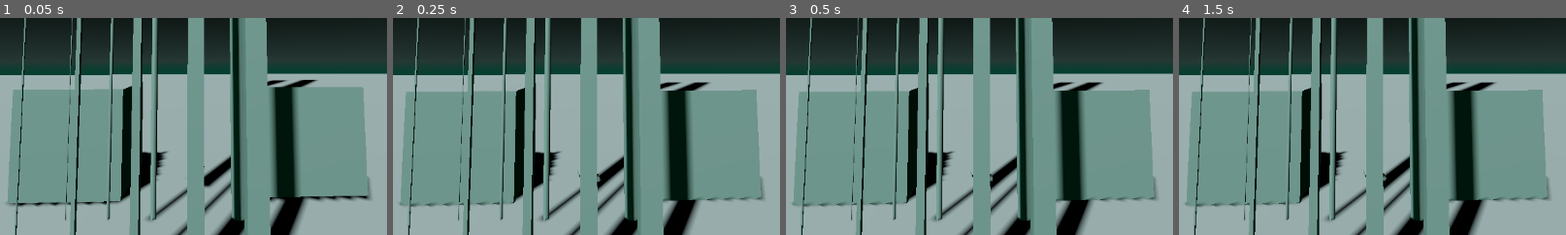
Above: before the commit, frames 1-4 (left to right).
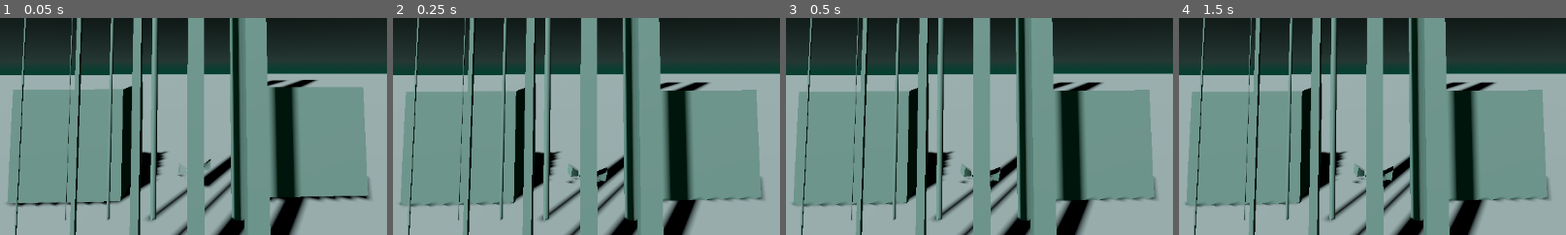
Above: after the commit, the same moments.

Repository: MayLaMaker/the-more-things-change
Game: Godot game, scene res://spectator/spectator_view.tscn
The game is run twice, just before and just after one commit, with the same random seed, the same clock (stepped at 60 frames per second) and the same inputs.
Inputs (mouse positions are % of the whole screen's width and height, from its top left):
- Up to frame 1 (0.05 s): no input
- Up to frame 2 (0.25 s): no input
- Up to frame 3 (0.5 s): no input
- Up to frame 4 (1.5 s): tap Enter (ui_accept) at 0.5, 0.77, 1.07 s; move the mouse to (72, 45) at 0.52 s; hold Right (ui_right) 0.53-1.25 s; hold T 0.53-1.25 s; click (72, 45) at 0.67 s; drag from (30, 55) to (45, 70) at 1.27 s
The pictures show only the part of the screen within x 23-73%, y 45-95%; the shares and areas given below are measured in that part.

The runs differ from the first frame. In frame 1, 0.1% of the frame differs, in the area x 45-55%, y 65-74%; in frame 2, 0.3%, in the area x 44-56%, y 67-77%; in frame 3, 0.3%; in frame 4, 0.3%.

Commit message:
v0.71 Grip Float Works

Diff:
--- a/PlayerRoot.gd
+++ b/PlayerRoot.gd
@@ -1,4 +1,9 @@
 extends Node3D
+
+var left_grip: float = 0.0
+var right_grip: float = 0.0
+var left_grabbing := false
+var right_grabbing := false
 
 @export var hand_force := 300.0
 @export var hand_torque := 6.0
@@ -12,6 +17,13 @@
 	$RightHandPhysics,
 	$CharacterBody/XROrigin3D/RightController/FullBodyHandPosition_R
 )
+
+func Can_Grab(hand_cast: ShapeCast3D, L1: ShapeCast3D, L2: ShapeCast3D) -> bool:
+	if not hand_cast or not hand_cast.is_colliding():
+		return false
+	if (L1 and L1.is_colliding()) or (L2 and L2.is_colliding()):
+		return false
+	return true
 
 func _physics_process(delta: float) -> void:
 	var total_force := left_hand.update(hand_force, hand_torque)
@@ -37,3 +49,21 @@
 		rb.apply_torque(Vector3(qd.x, qd.y, qd.z) * qd.w * torque_coef)
 
 		return force
+
+func _on_left_controller_input_float_changed(name: String, value: float) -> void:
+	if name == "grip":
+		left_grip = value
+		if value > 0.0 and not left_grabbing:
+			if Can_Grab:
+				left_grabbing = true
+		elif value <= 0.0:
+			left_grabbing = false
+
+func _on_right_controller_input_float_changed(name: String, value: float) -> void:
+	if name == "grip":
+		right_grip = value
+		if value > 0.0 and not right_grabbing:
+			if Can_Grab:
+				right_grabbing = true
+		elif value <= 0.0:
+			right_grabbing = false
--- a/PlayerRoot.tscn
+++ b/PlayerRoot.tscn
@@ -13,6 +13,33 @@
 
 [sub_resource type="BoxMesh" id="BoxMesh_rwfw0"]
 size = Vector3(0.025, 0.1, 0.1)
+
+[sub_resource type="ConvexPolygonShape3D" id="ConvexPolygonShape3D_kylym"]
+points = PackedVector3Array(0.1, 0, 0, 0.1, 0.1, 0, 0, 0, -0.1, 0, 0.1, -0.1, 0, 0, 0, 0, 0.1, 0)
+
+[sub_resource type="PrismMesh" id="PrismMesh_rwfw0"]
+lightmap_size_hint = Vector2i(14, 21)
+left_to_right = 0.0
+size = Vector3(0.1, 0.1, 0.1)
+
+[sub_resource type="ConvexPolygonShape3D" id="ConvexPolygonShape3D_5tqhk"]
+points = PackedVector3Array(0, 0, 0, 0.1, 0, 0, 0, 0.1, 0, 0.1, 0.1, 0)
+
+[sub_resource type="ConvexPolygonShape3D" id="ConvexPolygonShape3D_swpol"]
+points = PackedVector3Array(0, 0, -0.1, 0, 0.1, -0.1, 0, 0, 0, 0, 0.1, 0)
+
+[sub_resource type="ConvexPolygonShape3D" id="ConvexPolygonShape3D_rebjx"]
+points = PackedVector3Array(0, 0, 0, 0, 0.1, 0, -0.1, 0, 0, -0.1, 0.1, 0, 0, 0, -0.1, 0, 0.1, -0.1)
+
+[sub_resource type="PrismMesh" id="PrismMesh_bvwfn"]
+left_to_right = 1.0
+size = Vector3(0.1, 0.1, 0.1)
+
+[sub_resource type="ConvexPolygonShape3D" id="ConvexPolygonShape3D_64nim"]
+points = PackedVector3Array(0, 0, 0, -0.1, 0, 0, 0, 0.1, 0, -0.1, 0.1, 0)
+
+[sub_resource type="ConvexPolygonShape3D" id="ConvexPolygonShape3D_qiemt"]
+points = PackedVector3Array(0, 0, -0.1, 0, 0.1, -0.1, 0, 0, 0, 0, 0.1, 0)
 
 [node name="PlayerRoot" type="Node3D" unique_id=1128502710]
 script = ExtResource("2_rebjx")
@@ -61,6 +88,29 @@
 [node name="MeshInstance3D" type="MeshInstance3D" parent="LeftHandPhysics/CollisionShape3D" unique_id=1893255377]
 mesh = SubResource("BoxMesh_rwfw0")
 
+[node name="GrabRegionL" type="ShapeCast3D" parent="LeftHandPhysics" unique_id=1570292561]
+transform = Transform3D(0.9999999, 0, 0, 0, 0.96510327, 0.40889186, 0, -0.26186913, 1.506947, -0.031283833, -0.08789891, 0.15228808)
+shape = SubResource("ConvexPolygonShape3D_kylym")
+target_position = Vector3(0, 0, 0)
+debug_shape_custom_color = Color(0.38783112, 0.39172676, 0.8953888, 1)
+
+[node name="MeshInstance3D" type="MeshInstance3D" parent="LeftHandPhysics/GrabRegionL" unique_id=1152397928]
+transform = Transform3D(1, 0, 0, 0, -4.371139e-08, 1, 0, -1, -4.371139e-08, 0.049734674, 0.050216354, -0.049915217)
+mesh = SubResource("PrismMesh_rwfw0")
+skeleton = NodePath("../..")
+
+[node name="Can_GrabRegion_L2" type="ShapeCast3D" parent="LeftHandPhysics/GrabRegionL" unique_id=2044963087]
+editor_description = "Consider Making this Collide rather than cancel the grab"
+shape = SubResource("ConvexPolygonShape3D_5tqhk")
+target_position = Vector3(0, 0, 0)
+debug_shape_custom_color = Color(0.38783112, 0.39172676, 0.8953888, 1)
+
+[node name="Can_GrabRegion_L1" type="ShapeCast3D" parent="LeftHandPhysics/GrabRegionL" unique_id=295090444]
+editor_description = "Consider Making this Collide rather than cancel the grab"
+shape = SubResource("ConvexPolygonShape3D_swpol")
+target_position = Vector3(0, 0, 0)
+debug_shape_custom_color = Color(0.38783112, 0.39172676, 0.8953888, 1)
+
 [node name="RightHandPhysics" type="RigidBody3D" parent="." unique_id=2130468815]
 mass = 0.2
 gravity_scale = 0.0
@@ -74,6 +124,31 @@
 [node name="MeshInstance3D" type="MeshInstance3D" parent="RightHandPhysics/CollisionShape3D" unique_id=2014146620]
 mesh = SubResource("BoxMesh_rwfw0")
 
+[node name="GrabRegionR" type="ShapeCast3D" parent="RightHandPhysics" unique_id=483067975]
+transform = Transform3D(0.9999999, 0, 0, 0, 0.96510327, 0.40889186, 0, -0.26186913, 1.506947, 0.031, -0.087630495, 0.15296447)
+shape = SubResource("ConvexPolygonShape3D_rebjx")
+target_position = Vector3(0, 0, 0)
+debug_shape_custom_color = Color(0.38783112, 0.39172676, 0.8953888, 1)
+
+[node name="MeshInstance3D" type="MeshInstance3D" parent="RightHandPhysics/GrabRegionR" unique_id=163084018]
+transform = Transform3D(1, 0, 0, 0, -4.371139e-08, 1, 0, -1, -4.371139e-08, -0.049868602, 0.050216354, -0.049915217)
+mesh = SubResource("PrismMesh_bvwfn")
+skeleton = NodePath("../..")
+
+[node name="Can_GrabRegion_R2" type="ShapeCast3D" parent="RightHandPhysics/GrabRegionR" unique_id=285400869]
+editor_description = "Consider Making this Collide rather than cancel the grab"
+shape = SubResource("ConvexPolygonShape3D_64nim")
+target_position = Vector3(0, 0, 0)
+debug_shape_custom_color = Color(0.38783112, 0.39172676, 0.8953888, 1)
+
+[node name="Can_GrabRegion_R1" type="ShapeCast3D" parent="RightHandPhysics/GrabRegionR" unique_id=737204763]
+editor_description = "Consider Making this Collide rather than cancel the grab"
+shape = SubResource("ConvexPolygonShape3D_qiemt")
+target_position = Vector3(0, 0, 0)
+debug_shape_custom_color = Color(0.38783112, 0.39172676, 0.8953888, 1)
+
+[connection signal="input_float_changed" from="CharacterBody/XROrigin3D/LeftController" to="." method="_on_left_controller_input_float_changed"]
 [connection signal="input_float_changed" from="CharacterBody/XROrigin3D/LeftController" to="CharacterBody" method="_on_left_controller_input_float_changed"]
 [connection signal="input_vector2_changed" from="CharacterBody/XROrigin3D/LeftController" to="CharacterBody" method="_on_left_controller_input_vector_2_changed"]
+[connection signal="input_float_changed" from="CharacterBody/XROrigin3D/RightController" to="." method="_on_right_controller_input_float_changed"]
 [connection signal="input_float_changed" from="CharacterBody/XROrigin3D/RightController" to="CharacterBody" method="_on_right_controller_input_float_changed"]
